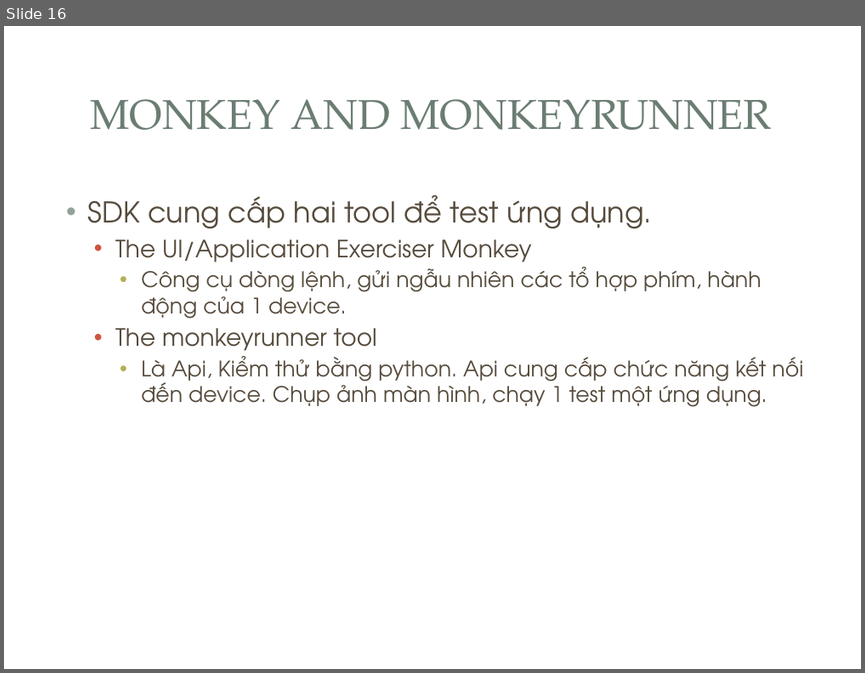
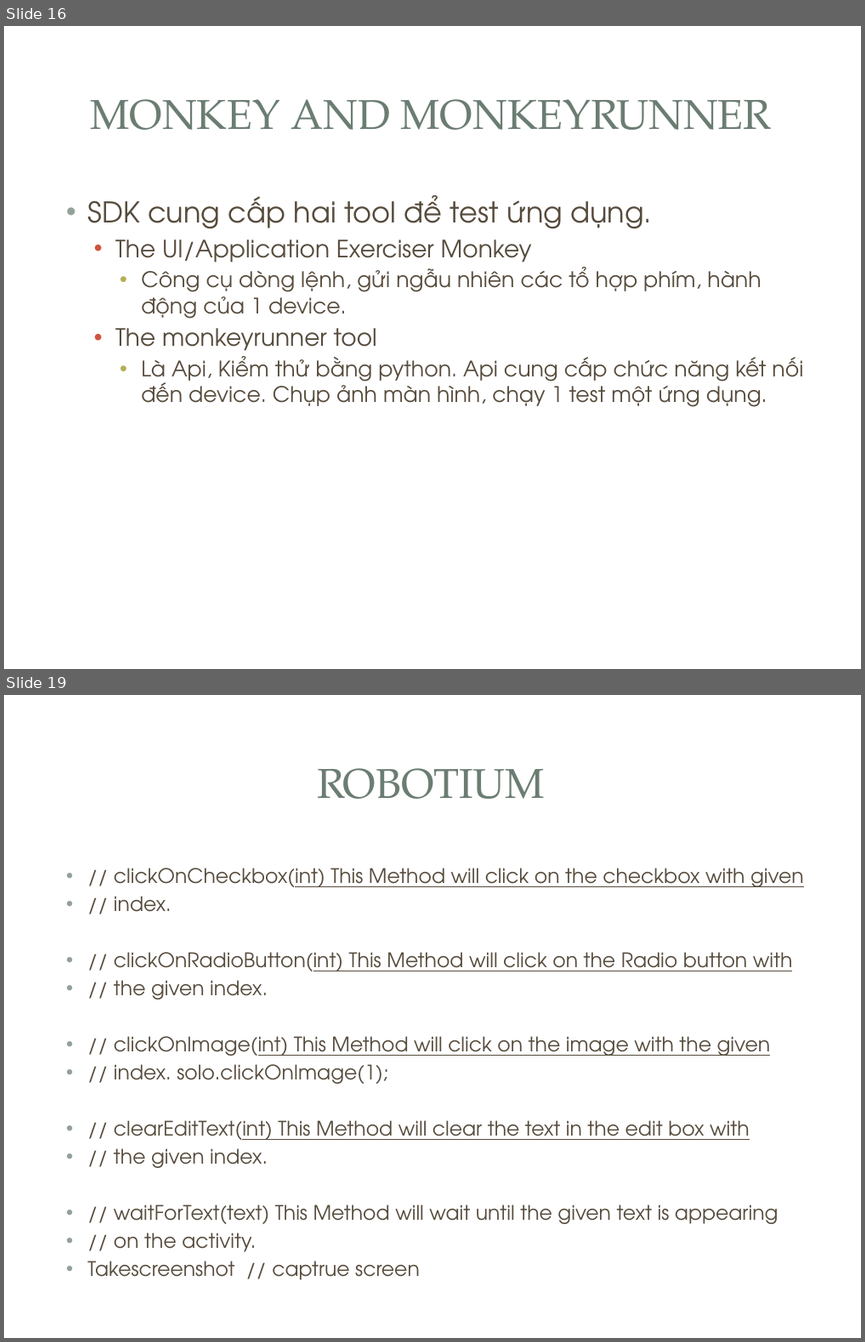
Before and after one commit to fordream/docs, a slide deck: test-junit/junit.pptx. Shown one above the other, each under a label of ours: slide 16 before the commit, slides 16 and 19 after it; the slides between them are not shown. The pictures are 865x673 and 865x1342 pixels, drawn with LibreOffice and Linux fonts; fonts in the diff are those of the drawing; background and template pictures are left out. Boxes give left, top, right and bottom in pixels: in the first picture for what was removed or moved away, otherwise in the second. Text is boxed around its words. In the diff, an @@ line names an element or a change of style, - is before the commit and + after.

```diff
--- a/test-junit/junit.pptx
+++ b/test-junit/junit.pptx
@@ slide 19 added at [4, 695, 861, 1338], background picture (left out); not listed: 3 template elements that a slide beside it also shows @@
@@ title added at [317, 768, 545, 799], 35 pt, text #6B7D72 @@
+ROBOTIUM
@@ text added at [87, 868, 804, 1280], 16.8 pt, text #564B3C @@
+• // clickOnCheckbox(int) This Method will click on the checkbox with given
+• // index.
+• // clickOnRadioButton(int) This Method will click on the Radio button with
+• // the given index.
+• // clickOnImage(int) This Method will click on the image with the given
+• // index. solo.clickOnImage(1);
+• // clearEditText(int) This Method will clear the text in the edit box with
+• // the given index.
+• // waitForText(text) This Method will wait until the given text is appearing
+• // on the activity.
+• Takescreenshot // captrue screen
```
Also in this commit, not shown: 3 other slides added.
